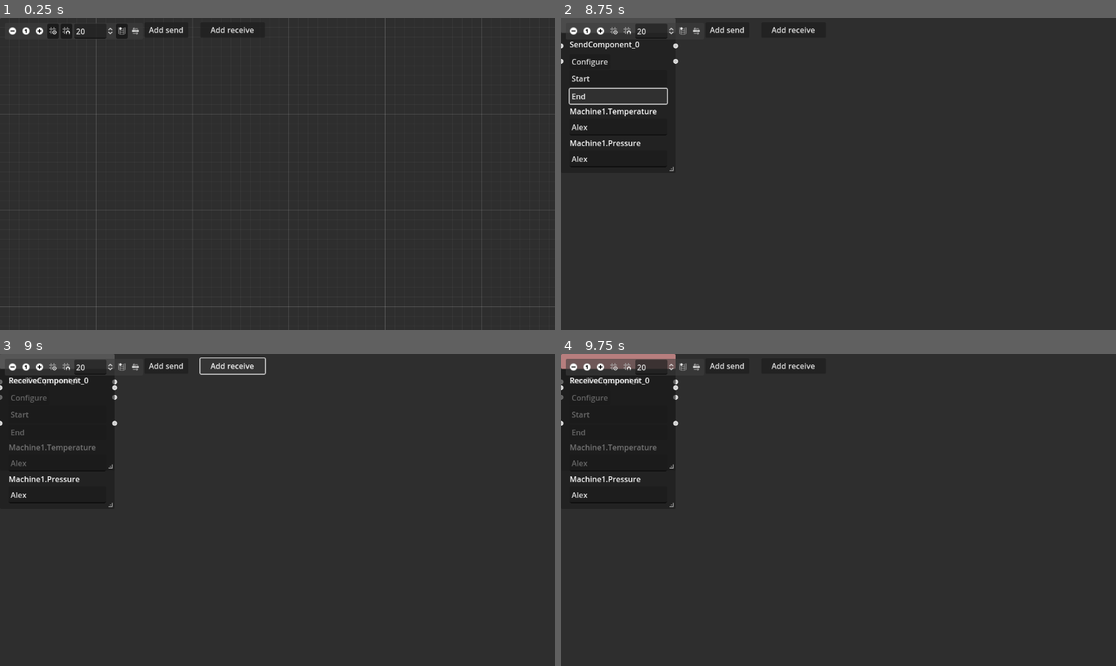
Above: before the commit, frames 1-4 (two rows, left to right).
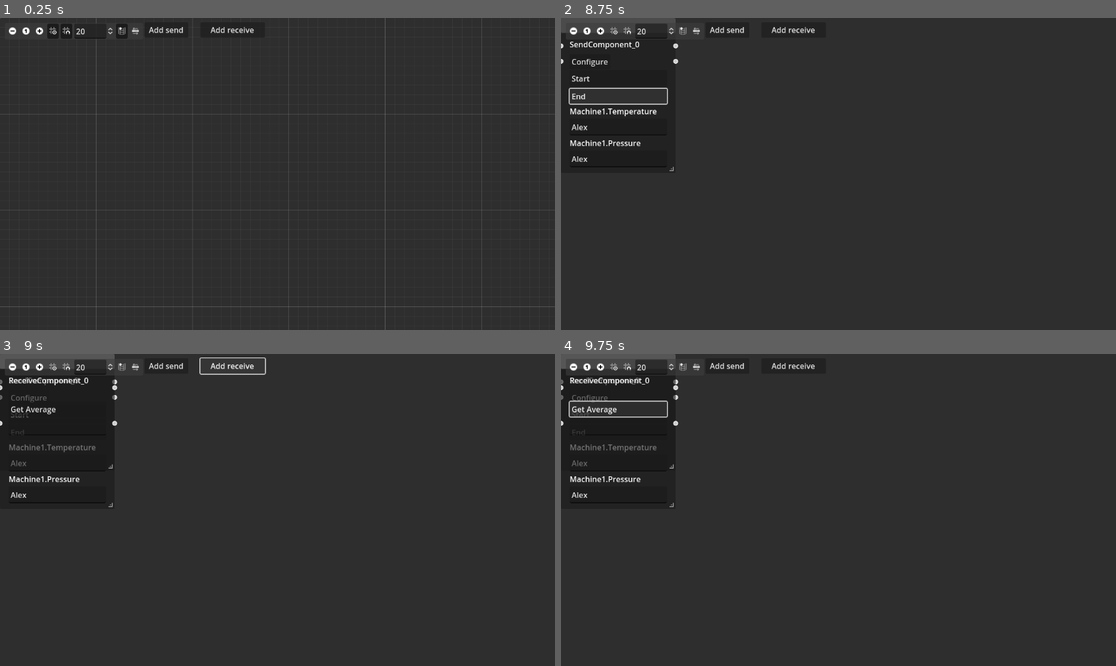
Above: after the commit, the same moments.

Repository: HuyChu92/dtc-dr
Game: Godot game, scene res://raster.tscn
Same seed, same stepped clock (60 frames per second), same inputs: the game is played once before the commit and once after it.
Inputs (mouse positions are in pixels of both pictures, inside the frame that each line leads up to):
- Up to frame 1 (0.25 s): no input
- Up to frame 2 (8.75 s): click (572, 30) at 0.5 s; click (599, 30) at 1.25 s; click (616, 30) at 2 s; click (627, 30) at 2.75 s; click (683, 30) at 3.5 s; click (694, 30) at 4.25 s; click "Add send" at 5 s; click (616, 127) at 5.77 s; type "Alex" at 5.85 s; click (616, 158) at 6 s; type "Alex" at 6.08 s; click "Start" at 6.5 s; click "Start" at 7.25 s; click "End" at 8 s
- Up to frame 3 (9 s): click "Add receive" at 8.75 s
- Up to frame 4 (9.75 s): click "Start" (after the commit: "Get Average") at 9.5 s

Frames 1-2 are identical in both runs. In frame 3, 0.1% of the frame differs, in the area x 2-11%, y 15-27%; in frame 4, 1.0%, in the area x 0-21%, y 0-27%.
Error after the commit: Invalid access to property or key 'averageTemperature' on a base object of type 'Nil'. (res://scripts/ReceiveComponent.gd:107)

Commit message:
data analyse huy

Diff:
--- a/digital-twin-configurator-godot-files/component-receive.tscn
+++ b/digital-twin-configurator-godot-files/component-receive.tscn
@@ -55,8 +55,20 @@
 custom_minimum_size = Vector2(0, 90)
 layout_mode = 2
 
+[node name="Button" type="Button" parent="Line2"]
+layout_mode = 2
+text = "Get Average"
+alignment = 0
+
+[node name="TextEdit" type="TextEdit" parent="Line2"]
+custom_minimum_size = Vector2(0, 35)
+layout_mode = 2
+
 [node name="HTTPPost" type="HTTPRequest" parent="."]
+
+[node name="HTTPGet" type="HTTPRequest" parent="."]
 
 [connection signal="close_request" from="." to="." method="_on_close_request"]
 [connection signal="resize_request" from="." to="." method="_on_resize_request"]
+[connection signal="pressed" from="Line2/Button" to="." method="_on_button_pressed"]
 [connection signal="request_completed" from="HTTPPost" to="." method="_on_http_post_request_completed"]
--- a/digital-twin-configurator-godot-files/scripts/ReceiveComponent.gd
+++ b/digital-twin-configurator-godot-files/scripts/ReceiveComponent.gd
@@ -79,3 +79,35 @@
 	receiver_node_name = get_name()
 	SignalHub.emit_signal("ComponentMenuStatus", ComponentMenuVisBool, receiver_node_name)
 	SignalHub.emit_signal("NodeInformation", receiver_node_name)
+
+
+func _on_button_pressed():
+	makeGetRequest()
+	connect("request_completed", Callable(self, "_on_request_completed_callback"))
+	pass # Replace with function body.
+
+func makeGetRequest():
+	# Set the target URL
+	var url = "http://127.0.0.1:8000/fetchAverageMachine1/"
+
+	# Create an HTTPRequest object
+	var request = HTTPRequest.new()
+
+	# Connect the request_completed signal to the _on_request_completed method
+	#request.connect("request_completed", Callable(self, "_on_request_completed"))
+	$HTTPGet.request_completed.connect(_on_request_completed)
+
+	# Set the request parameters
+	$HTTPGet.request(url)
+
+
+func _on_request_completed(result, response_code, headers, body):
+	var json = JSON.parse_string(body.get_string_from_utf8())
+	print(json)
+	$Line2/TextEdit.text = str(json["averageTemperature"])
+	# Emit a signal to pass the result to the calling code
+	emit_signal("request_completed", json["averageTemperature"])
+
+func _on_request_completed_callback(average_temperature):
+	# Handle the result here
+	$Line2/TextEdit.text = str(average_temperature)
--- a/digital-twin-configurator-godot-files/scripts/SendComponent.gd
+++ b/digital-twin-configurator-godot-files/scripts/SendComponent.gd
@@ -85,8 +85,8 @@
 	# Set the request data
 	var post_data = {
 		"timestamp": Time.get_datetime_string_from_system(),
-		"Machine1.RawMaterial.Property1": str(machine1),
-		"Machine1.RawMaterial.Property2": str(machine2)
+		"MachineRawMaterialProperty1": float(machine1),
+		"MachineRawMaterialProperty2": float(machine2)
 	}
 	print(post_data)
 
@@ -123,7 +123,7 @@
 	_start_interval()
 
 
-# Helper function to retrieve random values
+# Helper functie om willekeurge waardes te generen
 func _retrieve_random_values(machine: String):
 	var machine_dict = {
 		"Machine1.RawMaterial.Property1": {
Not shown, added: data-analyse/bevindingen-huy.md
Not shown, added: data-analyse/data-analyse-huy. .ipynb
Not shown, removed: data-analyse/data-analyse. .ipynb
Not shown, added: data-analyse/datatypes.xlsx
Not shown, changed: digitaltwins/api/urls.py
Not shown, added: models.py/multilinear-regression.py
Not shown, changed: server.py
